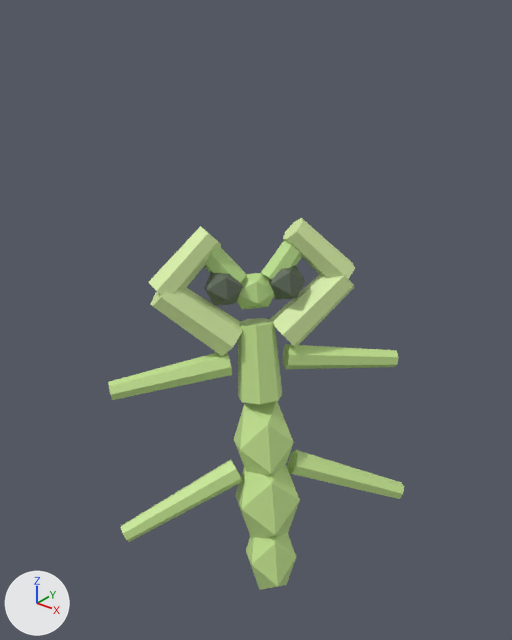
One commit to the glTF model public/studio/v2.15.0/d_mantis/model.glb: the scene before it, then after it.
One viewpoint serves both versions: a 50 mm camera at (13.33, -16.64, 13.24) aimed at (0.06, -0.05, 2.96). The lights are fixed; the arrows at lower left show +X, +Y and +Z. The picture after the commit comes second. Where no turn or scale is listed for an object, it has been applied to the vertices.

Objects in the first picture: 'part0', 'part1', 'part10', 'part11', 'part12', 'part13', 'part14', 'part15', 'part16', 'part2', 'part3', 'part4', 'part5', 'part6', 'part7', 'part8', 'part9'.
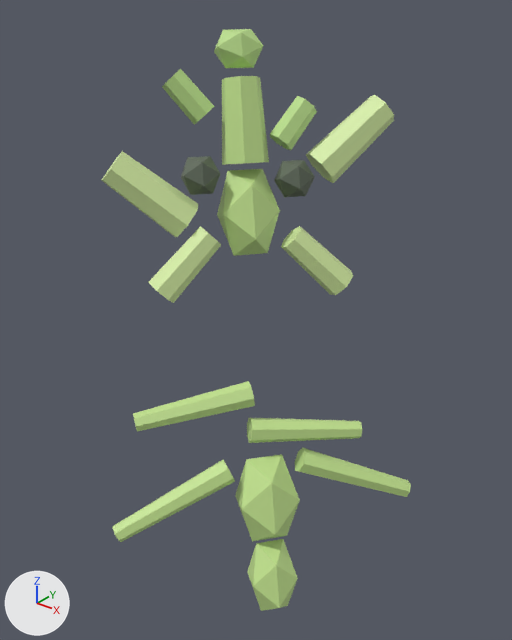
The change, as a diff of the scene's bpy script:
```diff
--- a/public/studio/v2.15.0/d_mantis/model.glb.py
+++ b/public/studio/v2.15.0/d_mantis/model.glb.py
@@ me_geometry_0 @@
-me_geometry_0.from_pydata(...)  # 12 vertices, 20 faces; spans x -0.09..1.92, y -1.79..0.34, z -2.45..0.17
+me_geometry_0.from_pydata(...)  # 12 vertices, 20 faces; spans x -1.89..0.13, y -0.36..1.77, z 4.98..7.6
+# me_geometry_0 part 1: the whole mesh is moved by (-1.8, 1.43, 7.42)
 me_geometry_0.materials.append(mat_defaultmaterial)
@@ me_geometry_2 @@
-me_geometry_2.from_pydata(...)  # 12 vertices, 20 faces; spans x 0.99..2.76, y -2.42..-0.56, z -6.34..-3.88
+me_geometry_2.from_pydata(...)  # 12 vertices, 20 faces; spans x 1.18..2.94, y -2.57..-0.71, z -7.1..-4.65
+# me_geometry_2 part 2: the whole mesh is moved by (0.19, -0.15, -0.77)
 me_geometry_2.materials.append(mat_defaultmaterial_002)
@@ me_geometry_3 @@
-me_geometry_3.from_pydata(...)  # 16 vertices, 28 faces; spans x -0.49..1.32, y -1.19..0.55, z 0.17..3.03
+me_geometry_3.from_pydata(...)  # 16 vertices, 28 faces; spans x -2.2..-0.39, y 0.17..1.91, z 7.63..10.49
+# me_geometry_3 part 3: the whole mesh is moved by (-1.71, 1.36, 7.46)
 me_geometry_3.materials.append(mat_defaultmaterial_003)
@@ me_geometry_4 @@
-me_geometry_4.from_pydata(...)  # 12 vertices, 20 faces; spans x -0.91..0.49, y -0.6..0.94, z 3.31..4.41
+me_geometry_4.from_pydata(...)  # 12 vertices, 20 faces; spans x -2.59..-1.19, y 0.74..2.28, z 10.64..11.74
+# me_geometry_4 part 4: the whole mesh is moved by (-1.68, 1.34, 7.33)
 me_geometry_4.materials.append(mat_defaultmaterial_004)
@@ me_geometry_5 @@
-me_geometry_5.from_pydata(...)  # 12 vertices, 20 faces; spans x -0.106..1.182, y 0.225..1.58, z 3.599..4.698
+me_geometry_5.from_pydata(...)  # 12 vertices, 20 faces; spans x -0.483..0.805, y 1.113..2.468, z 6.807..7.906
+# me_geometry_5 part 5: the whole mesh is moved by (-0.378, 0.888, 3.208)
 me_geometry_5.materials.append(mat_defaultmaterial_005)
@@ me_geometry_6 @@
-me_geometry_6.from_pydata(...)  # 12 vertices, 20 faces; spans x -1.399..-0.111, y -1.404..-0.048, z 3.599..4.698
+me_geometry_6.from_pydata(...)  # 12 vertices, 20 faces; spans x -2.424..-1.136, y -1.221..0.134, z 7.064..8.163
+# me_geometry_6 part 6: the whole mesh is moved by (-1.025, 0.183, 3.465)
 me_geometry_6.materials.append(mat_defaultmaterial_006)
@@ me_geometry_7 @@
-me_geometry_7.from_pydata(...)  # 16 vertices, 28 faces; spans x -0.27..0.89, y 0.28..1.85, z 3.93..5.6
+me_geometry_7.from_pydata(...)  # 16 vertices, 28 faces; spans x -0.85..0.32, y 1.44..3.02, z 8.16..9.82
+# me_geometry_7 part 7: the whole mesh is moved by (-0.58, 1.17, 4.23)
 me_geometry_7.materials.append(mat_defaultmaterial_007)
@@ me_geometry_8 @@
-me_geometry_8.from_pydata(...)  # 16 vertices, 28 faces; spans x -1.72..-0.23, y -1.22..0.09, z 3.93..5.59
+me_geometry_8.from_pydata(...)  # 16 vertices, 28 faces; spans x -3.25..-1.76, y -0.85..0.46, z 9.05..10.71
+# me_geometry_8 part 8: the whole mesh is moved by (-1.53, 0.36, 5.12)
 me_geometry_8.materials.append(mat_defaultmaterial_008)
@@ me_geometry_9 @@
-me_geometry_9.from_pydata(...)  # 16 vertices, 28 faces; spans x 0.09..2.28, y 0.12..2.94, z 1.87..4.6
+me_geometry_9.from_pydata(...)  # 16 vertices, 28 faces; spans x -0.08..2.11, y 2.28..5.1, z 7.06..9.8
+# me_geometry_9 part 9: the whole mesh is moved by (-0.18, 2.15, 5.2)
 me_geometry_9.materials.append(mat_defaultmaterial_009)
@@ me_geometry_10 @@
-me_geometry_10.from_pydata(...)  # 16 vertices, 28 faces; spans x 0.06..2.17, y 0.96..2.98, z 3.76..6.14
+me_geometry_10.from_pydata(...)  # 16 vertices, 28 faces; spans x 0.07..2.18, y 0.87..2.89, z 3.51..5.89
+# me_geometry_10 part 10: the whole mesh is moved by (0.01, -0.1, -0.25)
 me_geometry_10.materials.append(mat_defaultmaterial_010)
@@ me_geometry_11 @@
-me_geometry_11.from_pydata(...)  # 16 vertices, 28 faces; spans x -2.53..0.07, y -2.75..-0.22, z 1.84..4.57
+me_geometry_11.from_pydata(...)  # 16 vertices, 28 faces; spans x -4.11..-1.51, y -2.98..-0.45, z 5.67..8.41
+# me_geometry_11 part 11: the whole mesh is moved by (-1.58, -0.23, 3.84)
 me_geometry_11.materials.append(mat_defaultmaterial_011)
@@ me_geometry_13 @@
-me_geometry_13.from_pydata(...)  # 16 vertices, 28 faces; spans x 0.53..3.63, y 0.29..3.8, z 0.8..2.03
+me_geometry_13.from_pydata(...)  # 16 vertices, 28 faces; spans x 0.2..3.3, y -1.29..2.21, z -1.51..-0.27
+# me_geometry_13 part 12: the whole mesh is moved by (-0.33, -1.58, -2.3)
 me_geometry_13.materials.append(mat_defaultmaterial_013)
@@ me_geometry_14 @@
-me_geometry_14.from_pydata(...)  # 16 vertices, 28 faces; spans x -2.98..-0.02, y -4.32..-0.73, z 0.78..2.0
+me_geometry_14.from_pydata(...)  # 16 vertices, 28 faces; spans x -2.29..0.68, y -4.0..-0.41, z -0.32..0.9
+# me_geometry_14 part 13: the whole mesh is moved by (0.7, 0.32, -1.1)
 me_geometry_14.materials.append(mat_defaultmaterial_014)
@@ me_geometry_15 @@
-me_geometry_15.from_pydata(...)  # 16 vertices, 28 faces; spans x 1.44..4.78, y -0.45..2.92, z -3.92..-1.61
+me_geometry_15.from_pydata(...)  # 16 vertices, 28 faces; spans x 1.59..4.94, y -0.23..3.14, z -3.89..-1.58
+# me_geometry_15 part 14: the whole mesh is moved by (0.15, 0.22, 0.03)
 me_geometry_15.materials.append(mat_defaultmaterial_015)
@@ me_geometry_16 @@
-me_geometry_16.from_pydata(...)  # 16 vertices, 28 faces; spans x -1.86..0.89, y -5.23..-1.4, z -3.91..-1.6
+me_geometry_16.from_pydata(...)  # 16 vertices, 28 faces; spans x -2.03..0.72, y -5.43..-1.6, z -3.88..-1.56
+# me_geometry_16 part 15: the whole mesh is moved by (-0.18, -0.2, 0.03)
 me_geometry_16.materials.append(mat_defaultmaterial_016)
```

Changed parts and their boxes [x1, y1, x2, y2] in the pictures (512 x 640 px):
'part0', moved: before [234, 401, 294, 476]; after [217, 169, 280, 256]
'part3', moved: before [238, 318, 282, 404]; after [222, 76, 269, 165]
'part11', moved: before [151, 287, 242, 356]; after [102, 151, 198, 237]
'part9', moved: before [270, 275, 354, 347]; after [306, 95, 394, 183]
'part14', moved: before [108, 352, 232, 400]; after [133, 381, 255, 432]
'part13', moved: before [283, 344, 398, 369]; after [247, 418, 362, 443]
'part16', moved: before [121, 459, 243, 542]; after [112, 459, 235, 542]
'part2', moved: before [246, 532, 296, 590]; after [247, 539, 298, 611]
'part15', moved: before [288, 450, 404, 499]; after [295, 448, 411, 497]
'part10', moved: before [283, 218, 355, 280]; after [281, 226, 353, 295]
'part4', moved: before [237, 273, 274, 309]; after [214, 29, 263, 68]
'part6', moved: before [204, 272, 243, 306]; after [181, 156, 220, 195]
'part7', moved: before [261, 240, 302, 280]; after [270, 96, 317, 150]
'part8', moved: before [204, 247, 246, 283]; after [162, 69, 214, 125]
'part5', moved: before [269, 265, 305, 300]; after [274, 160, 315, 197]
